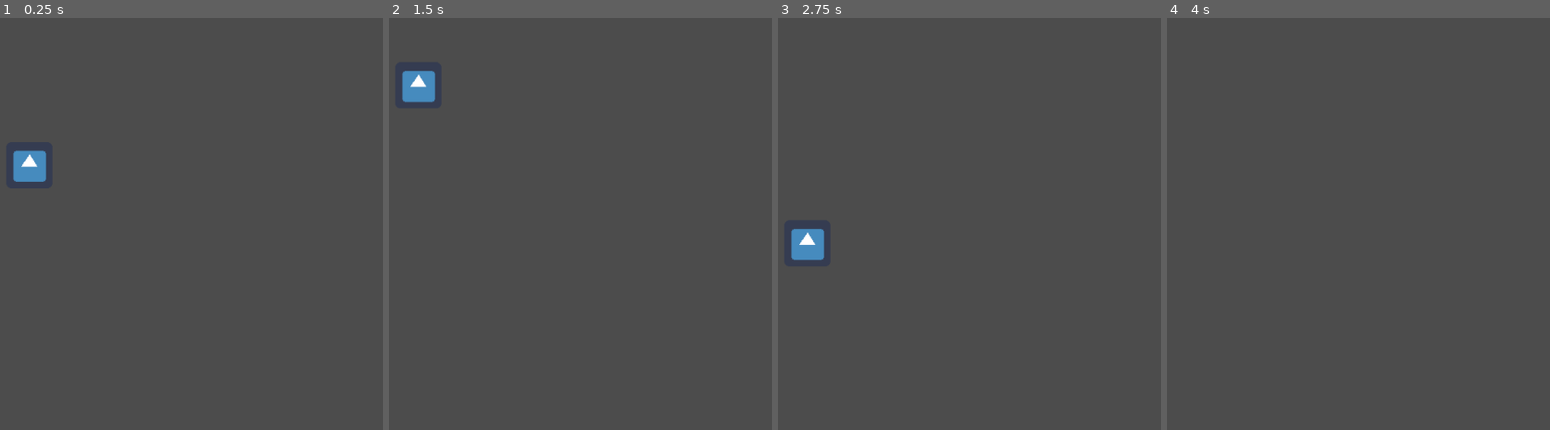
Above: before the commit, frames 1-4 (left to right).
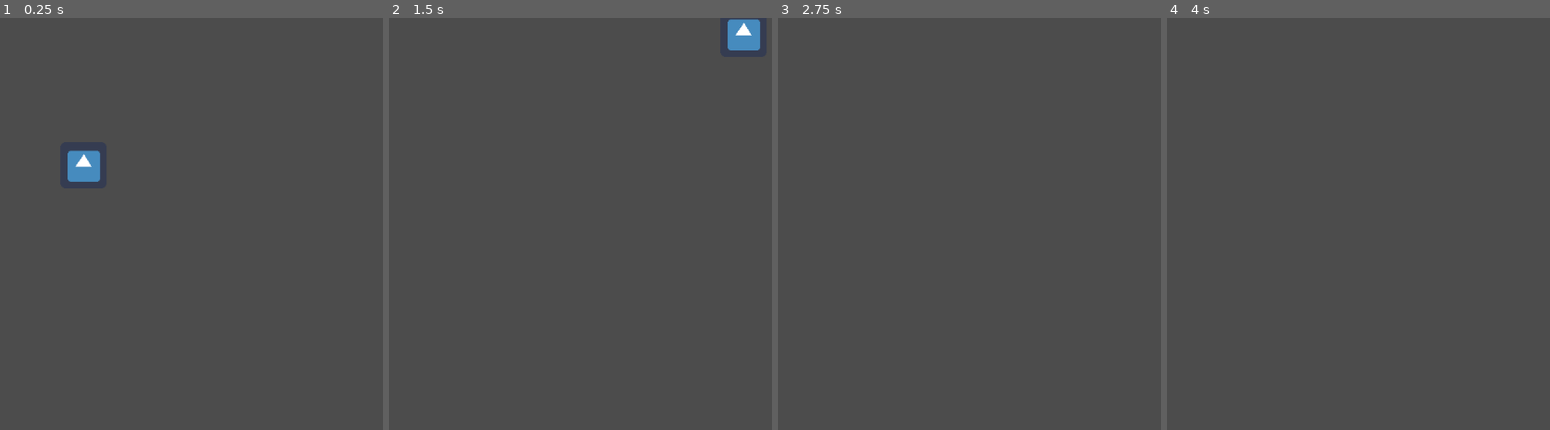
Above: after the commit, the same moments.

Repository: EventOrizonStudio/pollenPower
Game: Godot game, scene res://Scene/Nabeille.tscn
Same seed, same stepped clock (60 frames per second), same inputs: the game is played once before the commit and once after it. The project has no main scene, so this scene is started directly. The engine's default icon, where the game draws it, is replaced by a stand-in: a white triangle on a blue panel in a dark square.
Inputs:
- Up to frame 1 (0.25 s): no input
- Up to frame 2 (1.5 s): hold Up (ui_up) from 0.53 s (still down); tap Space (ui_select) at 0.6, 0.77, 1.07, 1.35 s
- Up to frame 3 (2.75 s): tap Space (ui_select) at 1.52, 1.82, 2.1 s; release Up (ui_up) at 2.03 s
- Up to frame 4 (4 s): tap Space (ui_select) at 2.85, 3.02, 3.32, 3.6, 3.77 s

The runs differ from the first frame. In frame 1, 1.3% of the frame differs, in the area x 3-27%, y 32-40%; in frame 2, 1.3%; in frame 3, 0.7%; in frame 4, nothing differs.

Commit message:
change for space input

Diff:
--- a/Script/Nabeille.gd
+++ b/Script/Nabeille.gd
@@ -3,6 +3,7 @@
 # Declare member variables here. Examples:
 export(int, 0, 10) var gravityIntensity = 5
 export(int, 0, 10) var jumpSpeed = 10
+export(int, 0, 10) var horizontalSpeed = 5
 export(int, 0, 10) var maxVel = 5
 onready var vel = Vector2()
 # var b = "text"
@@ -13,11 +14,9 @@
 
 # Called every frame. 'delta' is the elapsed time since the previous frame.
 func _process(delta):
-	if Input.is_action_just_pressed("ui_up"):
+	if Input.is_action_just_pressed("ui_select"):
 		vel.y -= jumpSpeed
 		vel.y = clamp(vel.y,-maxVel,maxVel)
 	vel.y += gravityIntensity * delta
-	print(vel)
-	#vel.y = clamp(vel.y,0,maxVel)
+	vel.x = horizontalSpeed
 	position += vel
-	print(vel)
